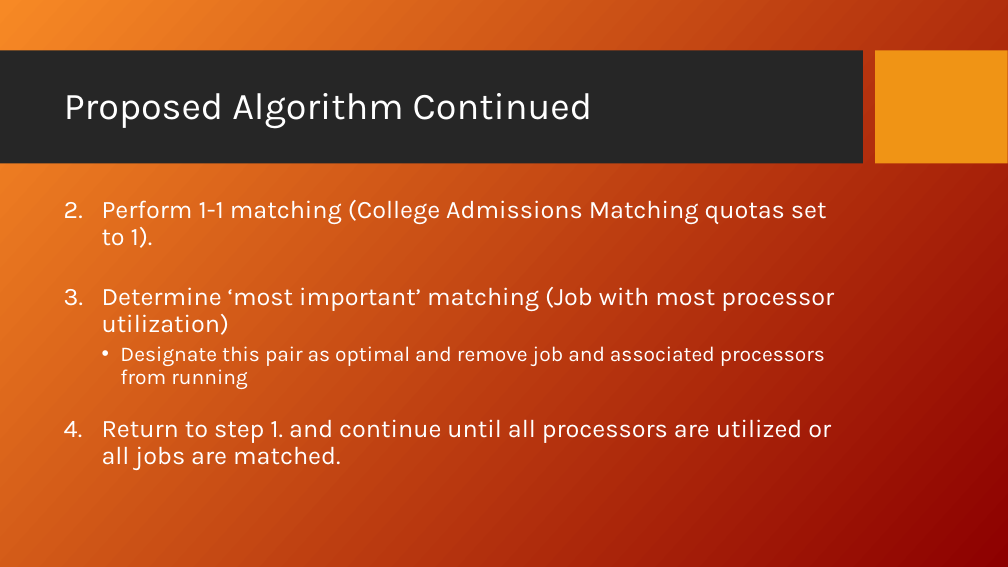
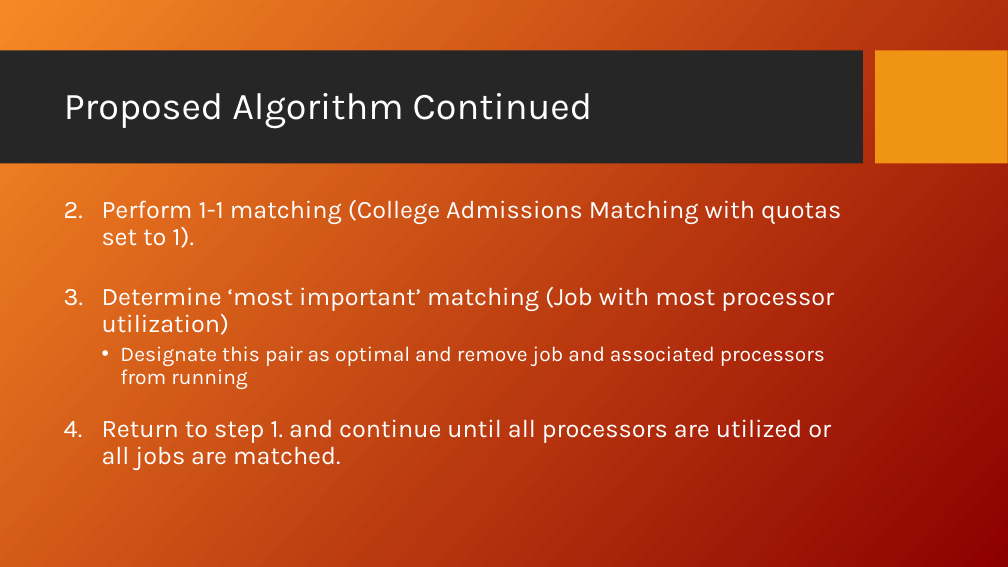
Before and after one commit to fmromano/GameTheoryProject, a slide deck: slide 8 of Paper/MatchingJobsPresentation_KH_FR.ppt. Drawn at 1008x567 pixels with LibreOffice and Linux fonts; fonts in the diff are those of the drawing; background and template pictures are left out. Boxes give left, top, right and bottom in pixels: in the first picture for what was removed or moved away, otherwise in the second. Text is boxed around its words. In the diff, an @@ line names an element or a change of style, - is before the commit and + after.

Commit message:
Minor edits

```diff
--- a/Paper/MatchingJobsPresentation_KH_FR.ppt
+++ b/Paper/MatchingJobsPresentation_KH_FR.ppt
@@ text at <box>102,200,841,248</box>: text changed @@
-2. Perform 1-1 matching (College Admissions Matching quotas set to 1).
+2. Perform 1-1 matching (College Admissions Matching with quotas set to 1).
```
Also in this commit, not shown: 2 other slides changed.
